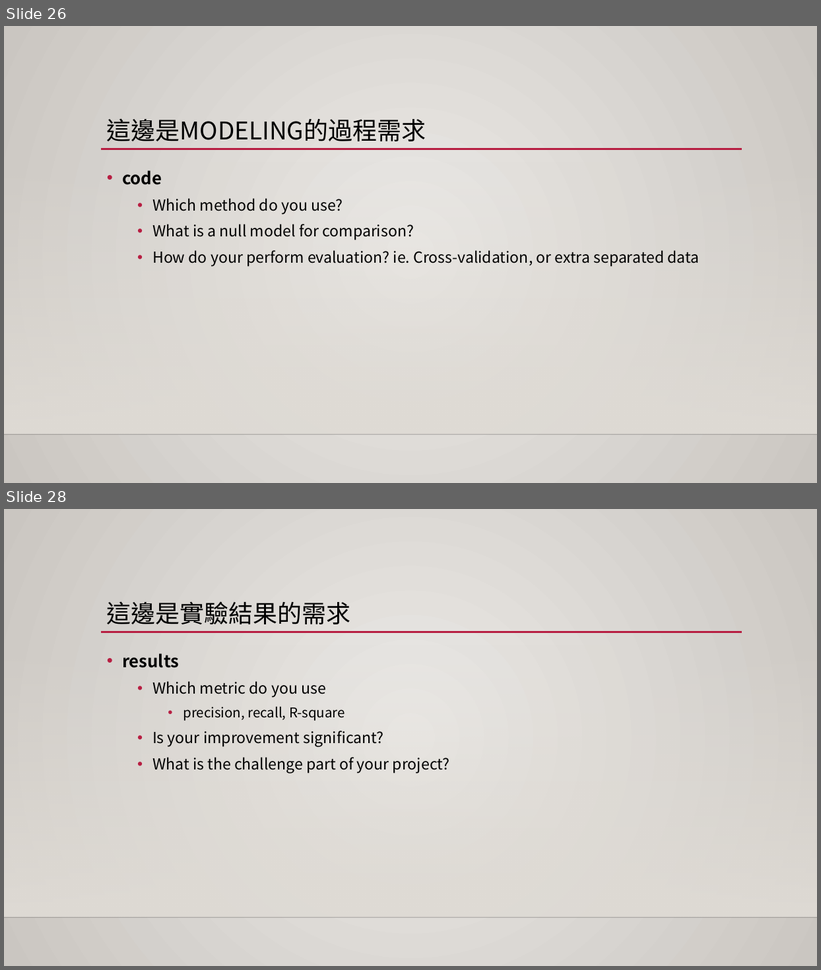
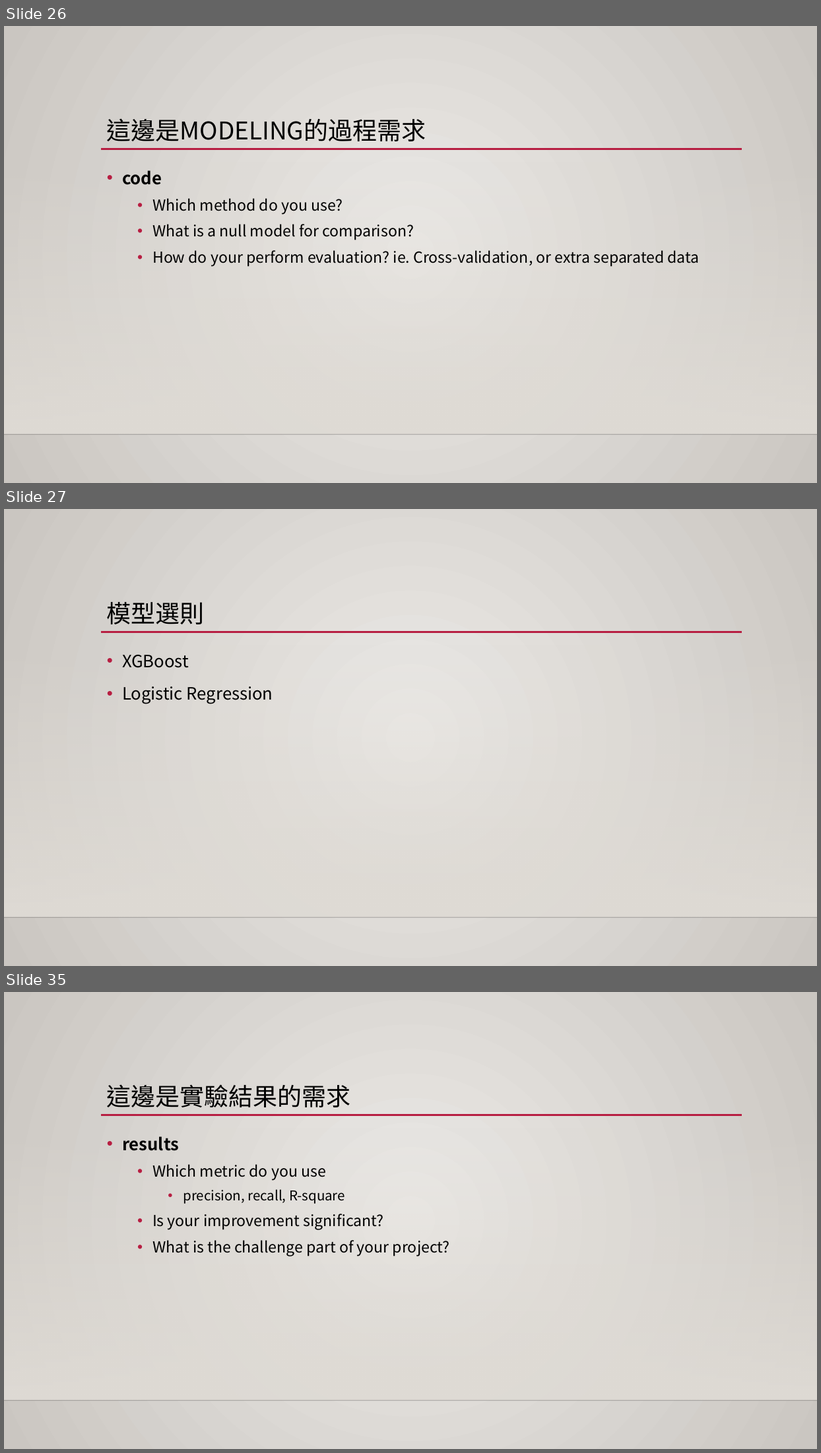
Before and after one commit to 1082-datascience/finalproject-finalproject-1082ds_group3, a slide deck: docs/final_report.pptx. Shown one above the other, each under a label of ours: slides 26 and 28 before the commit, slides 26, 27 and 35 after it; the slides between them are not shown. The pictures are 821x970 and 821x1453 pixels, drawn with LibreOffice and Linux fonts; fonts in the diff are those of the drawing; background and template pictures are left out. Boxes give left, top, right and bottom in pixels: in the first picture for what was removed or moved away, otherwise in the second. Text is boxed around its words. In the diff, an @@ line names an element or a change of style, - is before the commit and + after.

```diff
--- a/docs/final_report.pptx
+++ b/docs/final_report.pptx
@@ slide 27 added at [4,509,817,966], background gradient #ECEAE7 to #CAC7C1; not listed: 3 template elements that a slide beside it also shows @@
@@ title added at [107,602,205,625], 28.8 pt, text #000000 @@
+模型選則
@@ text added at [122,655,273,704], 20 pt, text #000000 @@
+• XGBoost
+• Logistic Regression
@@ what was slide 28 is now slide 35 @@
```
Also in this commit, not shown: 4 slides changed, 8 other slides added, 1 slide removed, 4 other files.
